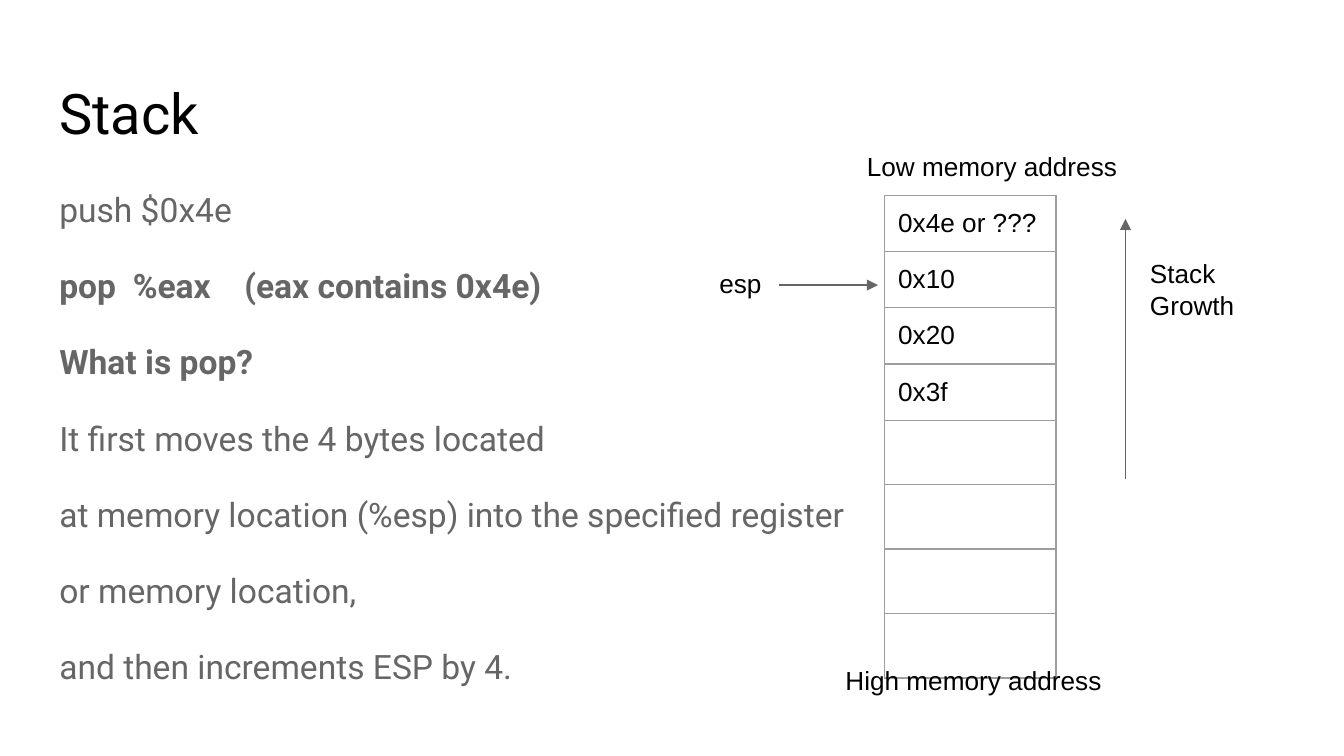
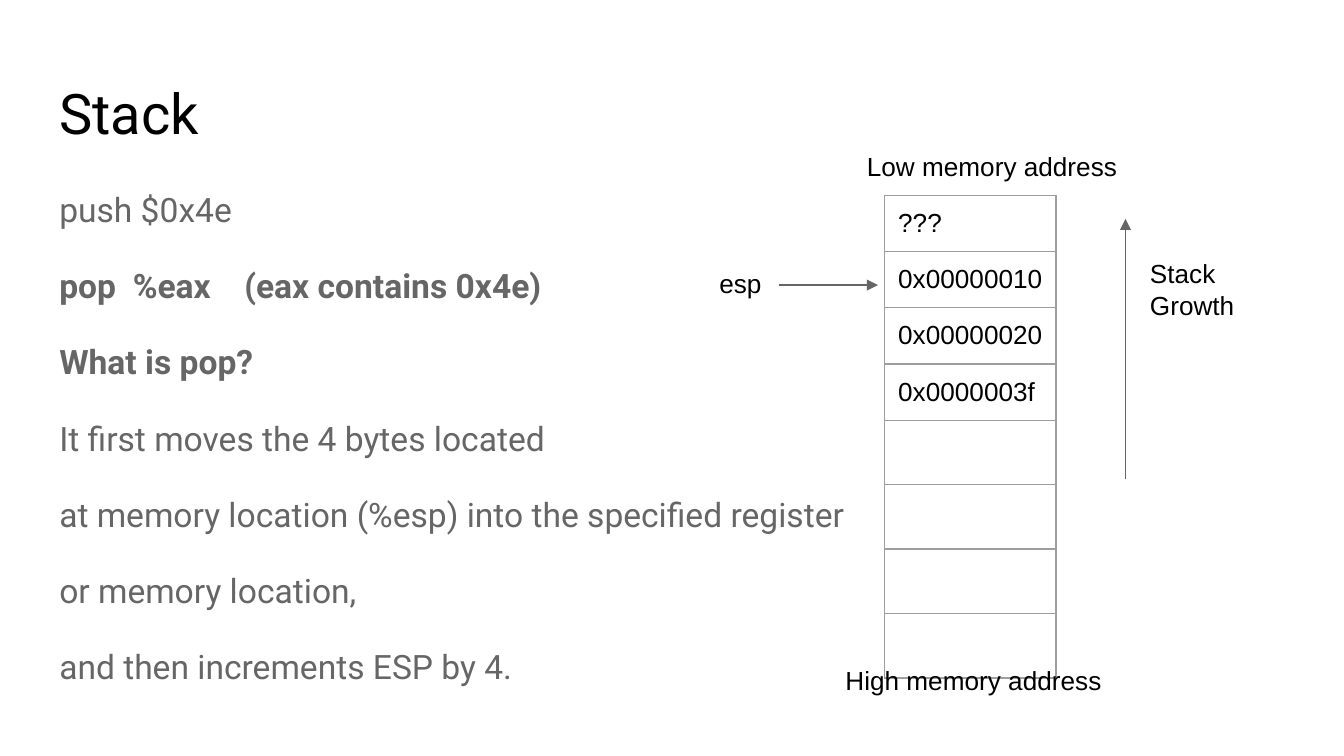
Before and after one commit to kaishenwang/MP1Disucssion, a slide deck: slide 12 of week1/Intro_OS_2019.pptx (slide 11 before the commit). Drawn at 1344x756 pixels with LibreOffice and Linux fonts; fonts in the diff are those of the drawing. Boxes give left, top, right and bottom in pixels: in the first picture for what was removed or moved away, otherwise in the second. Text is boxed around its words. In the diff, an @@ line names an element or a change of style, - is before the commit and + after.

```diff
--- a/week1/Intro_OS_2019.pptx
+++ b/week1/Intro_OS_2019.pptx
@@ table at (884, 195, 1055, 636) @@
-row 1, column 1: 0x4e or ???
+row 1, column 1: ???
-row 2, column 1: 0x10
+row 2, column 1: 0x00000010
-row 3, column 1: 0x20
+row 3, column 1: 0x00000020
-row 4, column 1: 0x3f
+row 4, column 1: 0x0000003f
```
Also in this commit, not shown: 10 other slides changed, 1 slide added.
